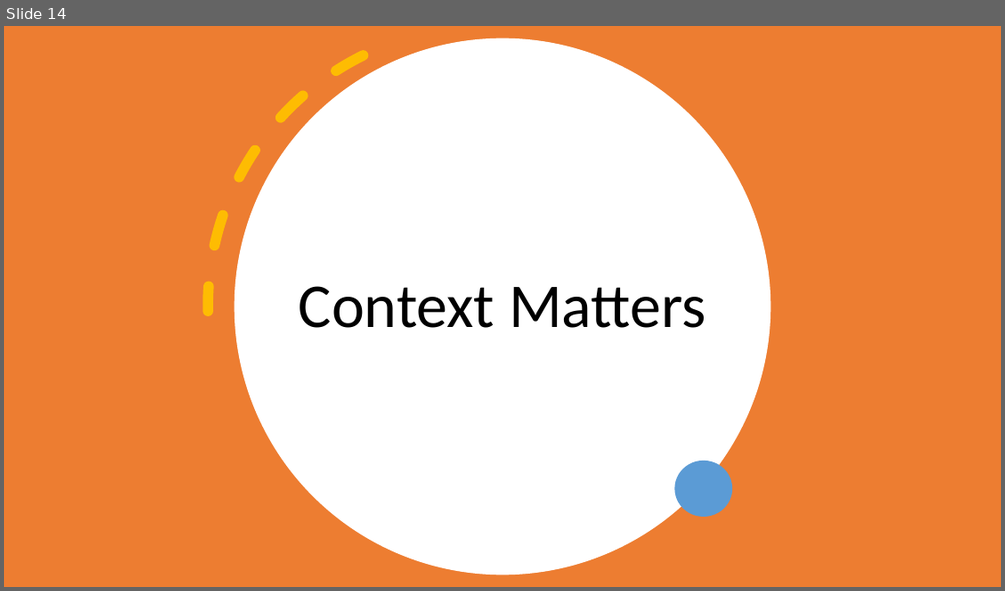
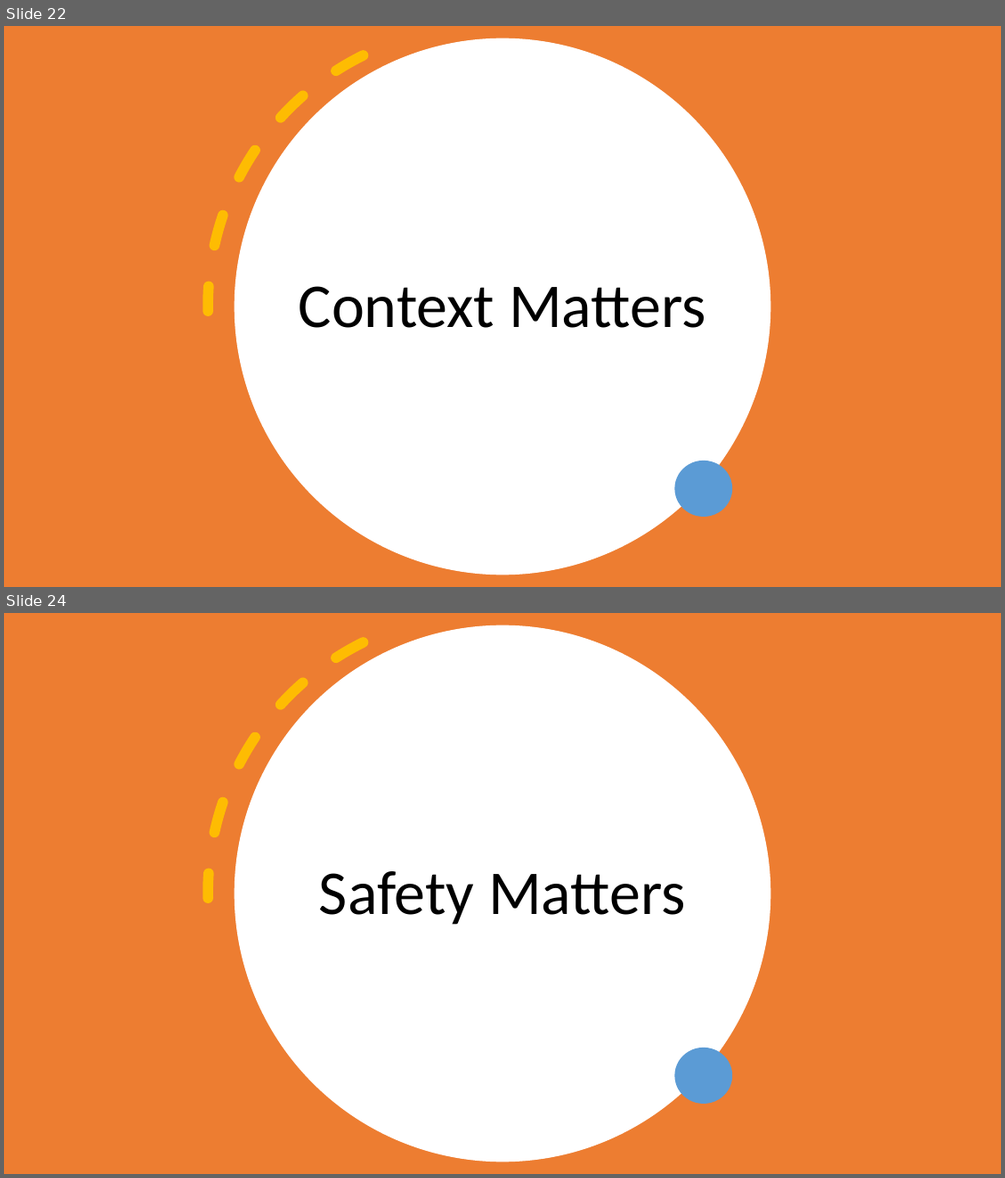
Before and after one commit to Steelstone3/Community-Of-Practice, a slide deck: presentations/Effective Communication.pptx. Shown one above the other, each under a label of ours: slide 14 before the commit, slides 22 and 24 after it; the slides between them are not shown. The pictures are 1005x591 and 1005x1178 pixels, drawn with LibreOffice and Linux fonts; fonts in the diff are those of the drawing. Boxes give left, top, right and bottom in pixels: in the first picture for what was removed or moved away, otherwise in the second. Text is boxed around its words. In the diff, an @@ line names an element or a change of style, - is before the commit and + after.

```diff
--- a/presentations/Effective Communication.pptx
+++ b/presentations/Effective Communication.pptx
@@ slide 24 added at bbox=[4, 613, 1001, 1174], background #FFFFFF @@
@@ rectangle added at bbox=[4, 613, 1001, 1174], fill #ED7D31 @@
@@ arc (boxed as its full ellipse) added at bbox=[113, 613, 860, 1174], outline #FFC000 10 pt dashed @@
@@ ellipse added at bbox=[235, 625, 770, 1161], fill #FFFFFF @@
@@ title added at bbox=[319, 871, 686, 925], 60 pt, text #000000 @@
+Safety Matters
@@ ellipse added at bbox=[675, 1047, 732, 1103], fill #5B9BD5 @@
@@ what was slide 14 is now slide 22 @@
```
Also in this commit, not shown: 4 other slides added, 1 slide removed.
